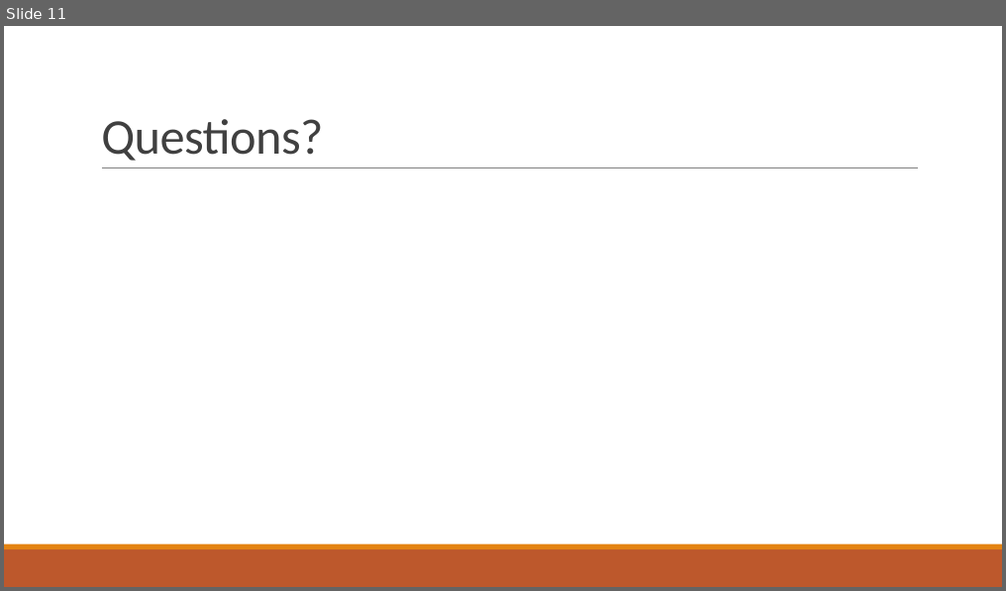
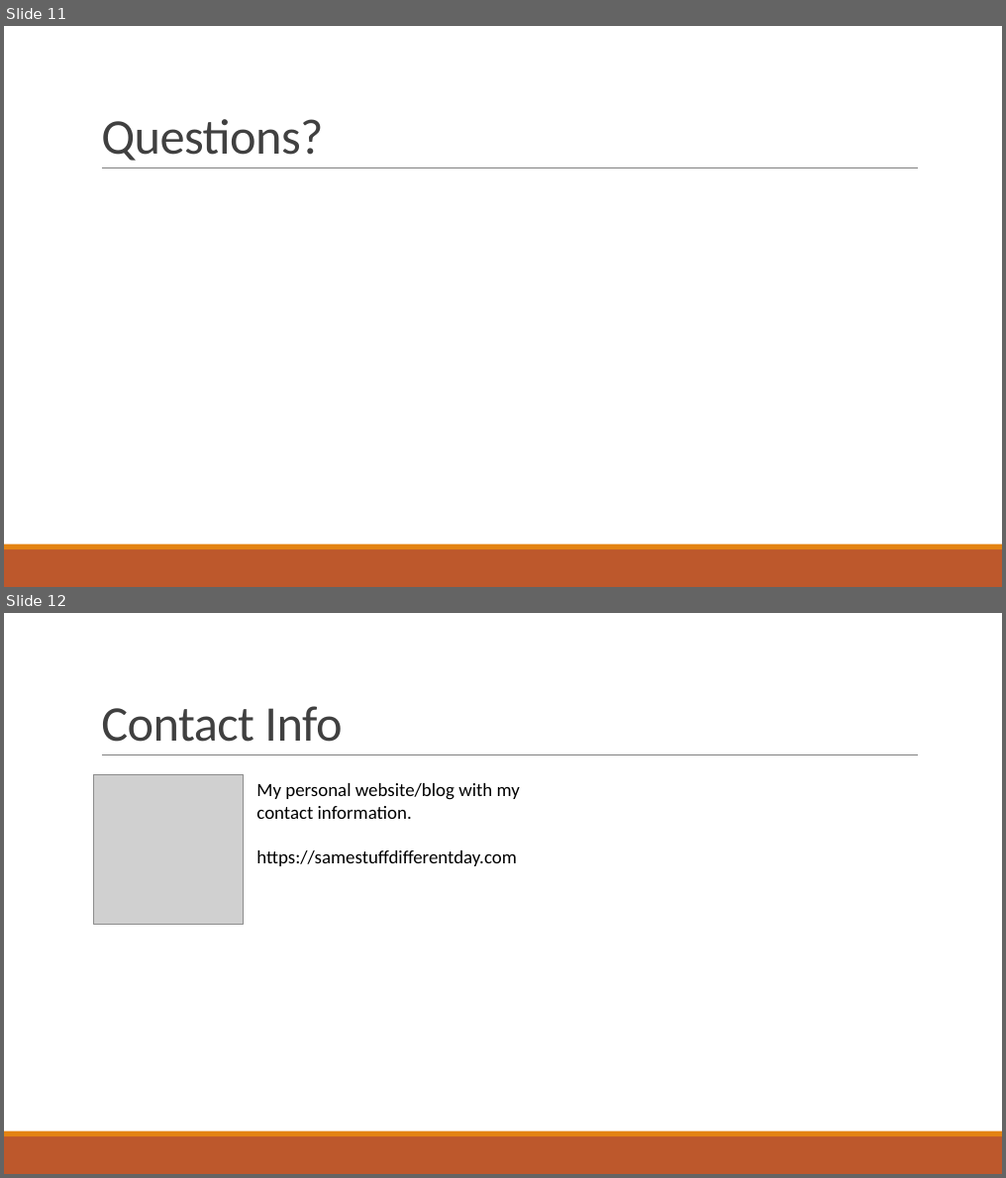
Before and after one commit to mjeaton/presentations, a slide deck: 2023/5 Skills You Must Master.pptx. Shown one above the other, each under a label of ours: slide 11 before the commit, slides 11 and 12 after it. The pictures are 1006x591 and 1006x1178 pixels, drawn with LibreOffice and Linux fonts; fonts in the diff are those of the drawing; grey boxes stand for pictures. Boxes give left, top, right and bottom in pixels: in the first picture for what was removed or moved away, otherwise in the second. Text is boxed around its words. In the diff, an @@ line names an element or a change of style, - is before the commit and + after.

Commit message:
Added section for Improving and for contact info at the end

```diff
--- a/2023/5 Skills You Must Master.pptx
+++ b/2023/5 Skills You Must Master.pptx
@@ slide 12 added at (4,613,1002,1174), background #FFFFFF; not listed: 3 template elements that a slide beside it also shows @@
@@ title added at (101,706,342,742), 48 pt, text #404040 @@
+Contact Info
@@ picture added at (94,774,244,925) @@
@@ text added at (256,783,520,866), 18 pt, text #000000 @@
+My personal website/blog with my contact information.
+https://samestuffdifferentday.com
```
Also in this commit, not shown: 1 slide changed, 1 other slide added, 2 slides removed.
